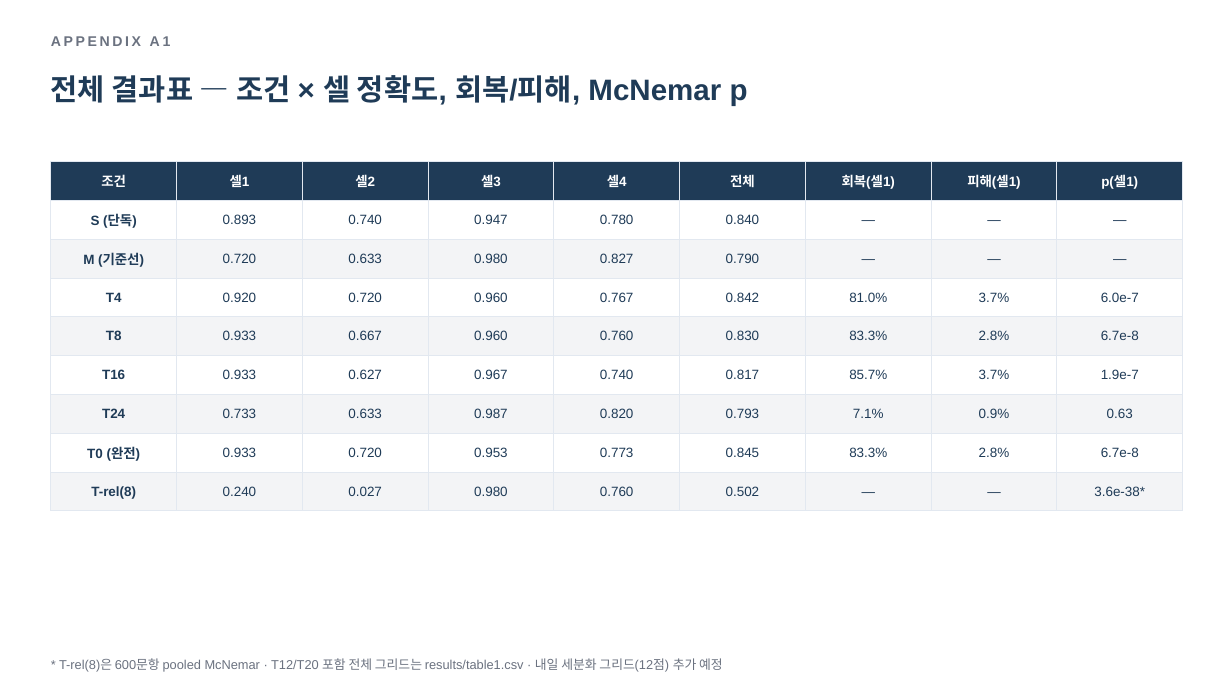
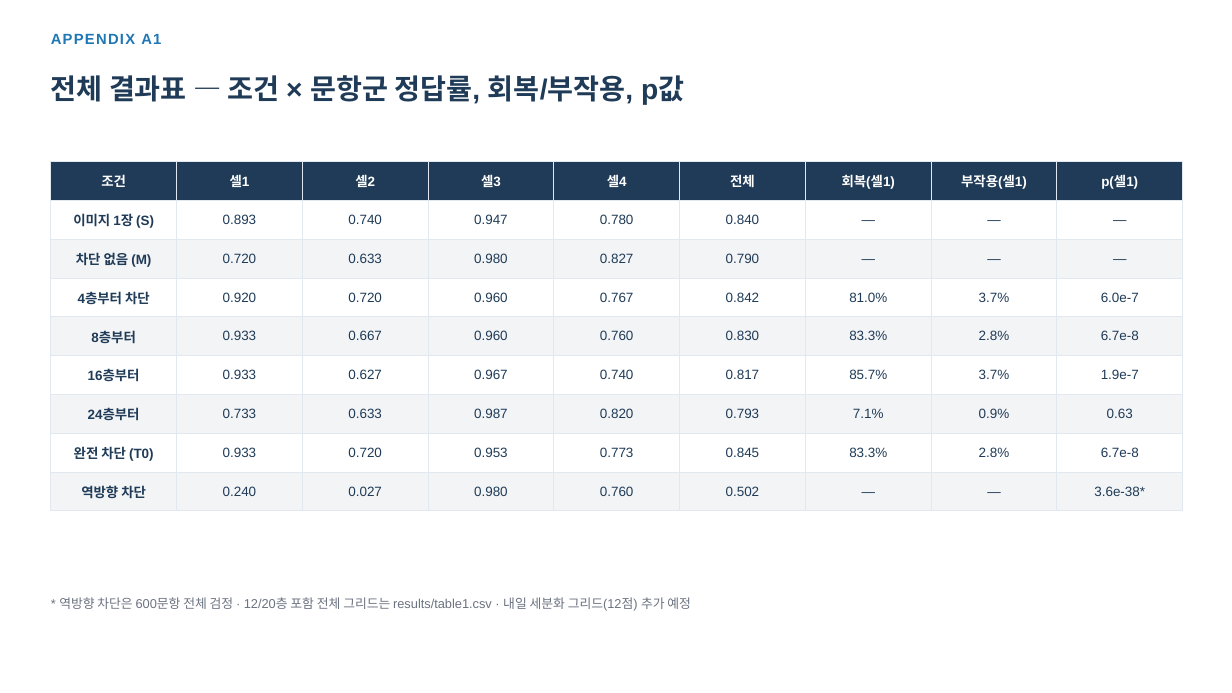
Before and after one commit to hsmai/Source-Depth, a slide deck: slide 16 of meeting/SourceDepth_Phase0_meeting.pptx (slide 15 before the commit). Drawn at 1232x693 pixels with LibreOffice and Linux fonts; fonts in the diff are those of the drawing. Boxes give left, top, right and bottom in pixels: in the first picture for what was removed or moved away, otherwise in the second. Text is boxed around its words. In the diff, an @@ line names an element or a change of style, - is before the commit and + after.

```diff
--- a/meeting/SourceDepth_Phase0_meeting.pptx
+++ b/meeting/SourceDepth_Phase0_meeting.pptx
@@ text "APPENDIX A1" at <box>51,34,161,44</box>: size 11 to 11.5 pt, text colour #6B7280 to #1F77B4, letter spacing 2 to 1 pt @@
@@ text at <box>51,75,684,105</box>: text changed; size 23 to 22 pt @@
-전체 결과표 — 조건 × 셀 정확도, 회복/피해, McNemar p
+전체 결과표 — 조건 × 문항군 정답률, 회복/부작용, p값
@@ table at <box>51,162,1182,503</box> @@
-row 1, column 8: 피해(셀1)
+row 1, column 8: 부작용(셀1)
-row 2, column 1: S (단독)
+row 2, column 1: 이미지 1장 (S)
-row 3, column 1: M (기준선)
+row 3, column 1: 차단 없음 (M)
-row 4, column 1: T4
+row 4, column 1: 4층부터 차단
-row 5, column 1: T8
+row 5, column 1: 8층부터
-row 6, column 1: T16
+row 6, column 1: 16층부터
-row 7, column 1: T24
+row 7, column 1: 24층부터
-row 8, column 1: T0 (완전)
+row 8, column 1: 완전 차단 (T0)
-row 9, column 1: T-rel(8)
+row 9, column 1: 역방향 차단
@@ text at <box>59,597,691,611</box>: text changed @@
-* T-rel(8)은 600문항 pooled McNemar · T12/T20 포함 전체 그리드는 results/table1.csv · 내일 세분화 그리드(12점) 추가 예정
+* 역방향 차단은 600문항 전체 검정 · 12/20층 포함 전체 그리드는 results/table1.csv · 내일 세분화 그리드(12점) 추가 예정
```
Also in this commit, not shown: 6 other slides changed, 15 slides added, 14 slides removed, 2 other files.
